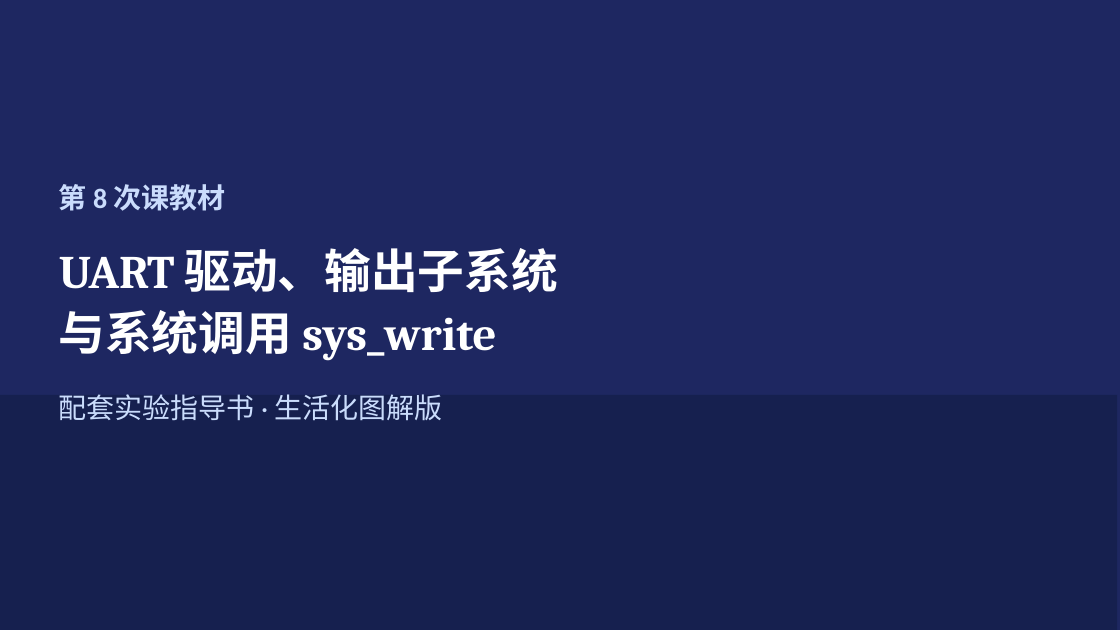
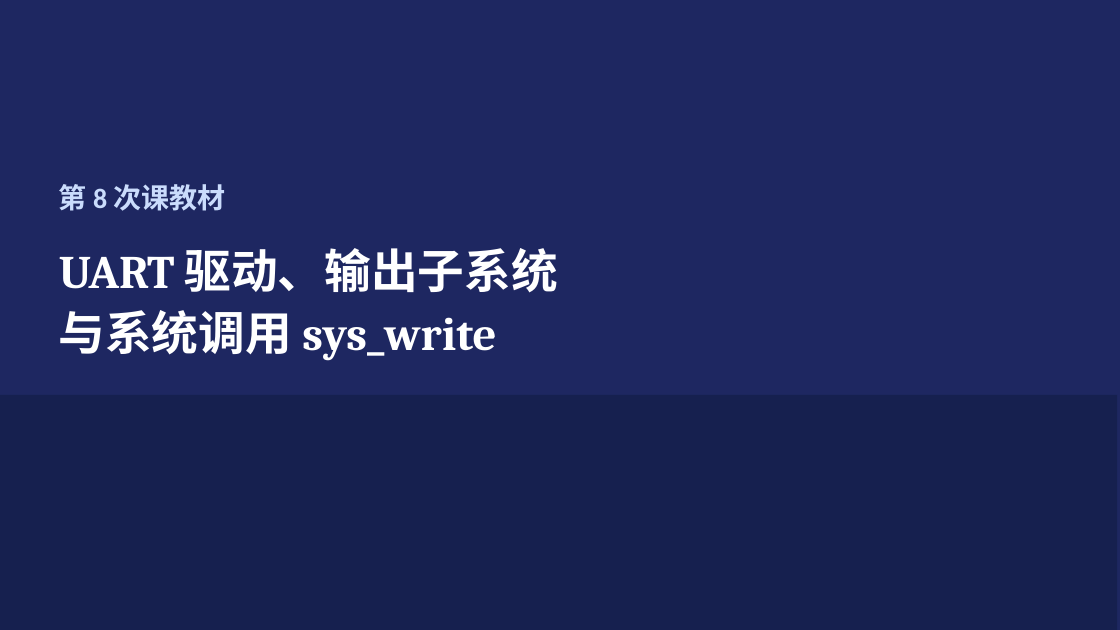
Before and after one commit to cxi218447-byte/miniOS, a slide deck: slide 1 of docs/08/第08次课_UART驱动与sys_write教材PPT.pptx. Drawn at 1120x630 pixels with LibreOffice and Linux fonts; fonts in the diff are those of the drawing. Boxes give left, top, right and bottom in pixels: in the first picture for what was removed or moved away, otherwise in the second. Text is boxed around its words. In the diff, an @@ line names an element or a change of style, - is before the commit and + after.

```diff
--- a/docs/08/第08次课_UART驱动与sys_write教材PPT.pptx
+++ b/docs/08/第08次课_UART驱动与sys_write教材PPT.pptx
@@ text removed at (x1=59, y1=394, x2=442, y2=421) @@
-配套实验指导书 · 生活化图解版
```
Also in this commit, not shown: 2 other slides changed, 42 slides added, 25 slides removed, 18 other files.
